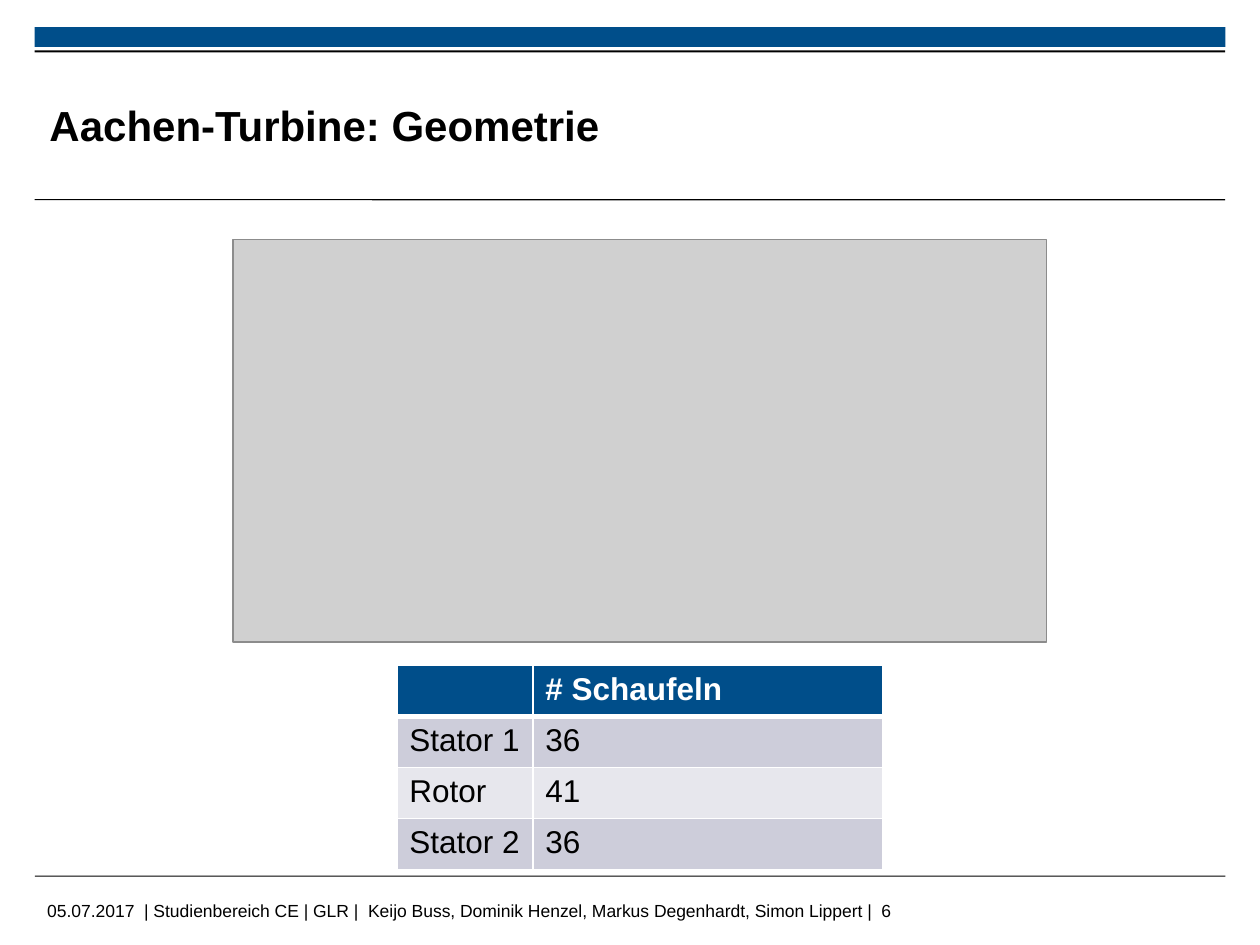
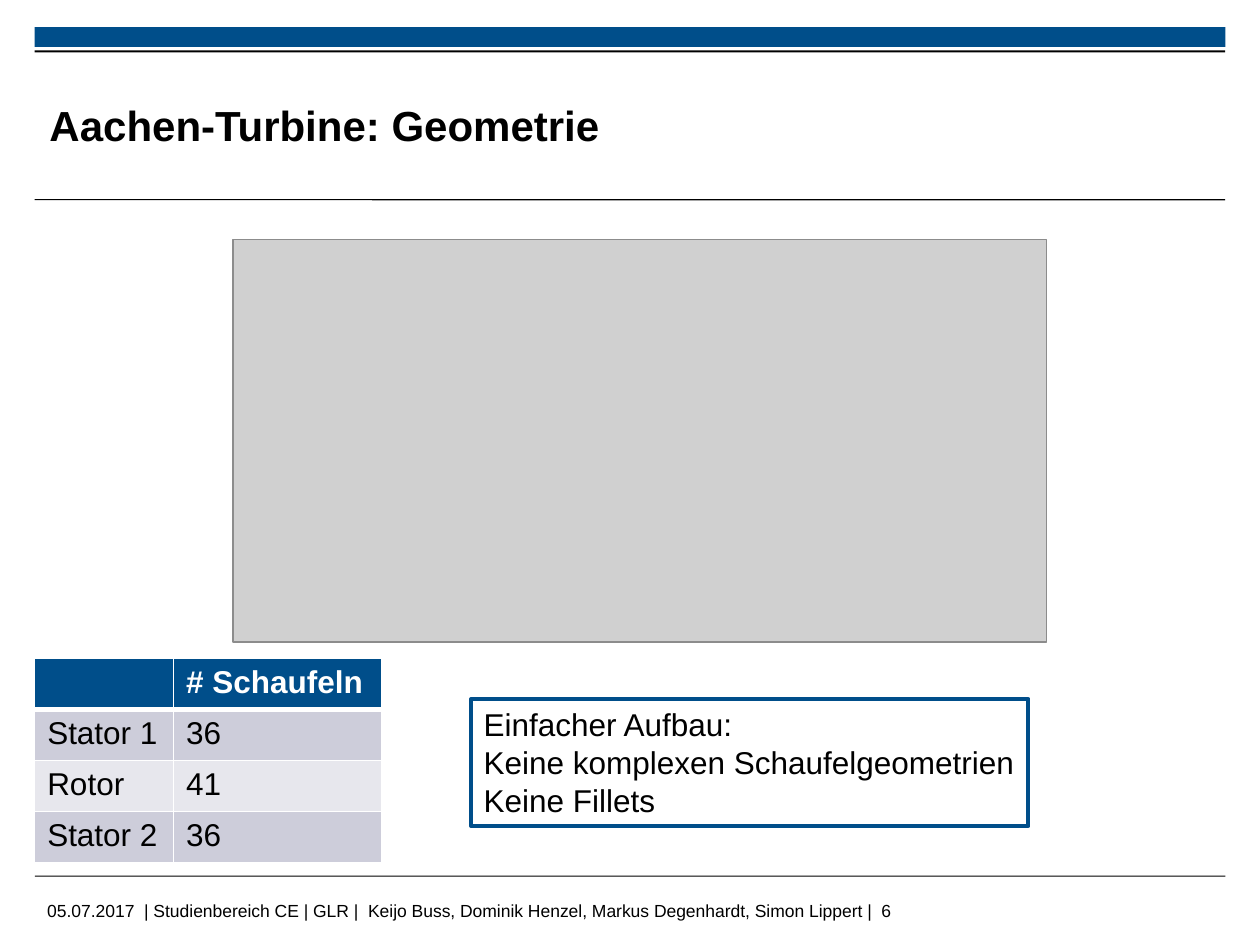
Before and after one commit to MDegenhardt/AusarbeitungADP, a slide deck: slide 6 of Präsentation/Abschluss_Präsentation_Simon.pptx. Drawn at 1260x945 pixels with LibreOffice and Linux fonts; fonts in the diff are those of the drawing; grey boxes stand for pictures; background and template pictures are left out. Boxes give left, top, right and bottom in pixels: in the first picture for what was removed or moved away, otherwise in the second. Text is boxed around its words. In the diff, an @@ line names an element or a change of style, - is before the commit and + after.

Commit message:
aachenturbine setup

```diff
--- a/Präsentation/Abschluss_Präsentation_Simon.pptx
+++ b/Präsentation/Abschluss_Präsentation_Simon.pptx
@@ table: place and size @@
-table at (397, 665, 883, 869)
+table at (35, 658, 382, 862)
@@ rectangle added at (471, 699, 1028, 827), outline #004E8A 2.25 pt, 18 pt, text #000000 @@
+Einfacher Aufbau:
+Keine komplexen Schaufelgeometrien
+Keine Fillets
```
Also in this commit, not shown: 2 other slides changed.
